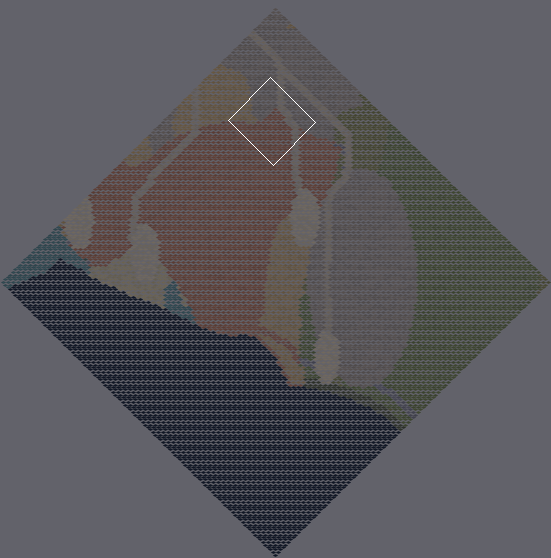
Tiled map: assets/maps/planet.tmx. Above, an overview of the earlier version with the close-up marked.
Close-up. Before the commit:
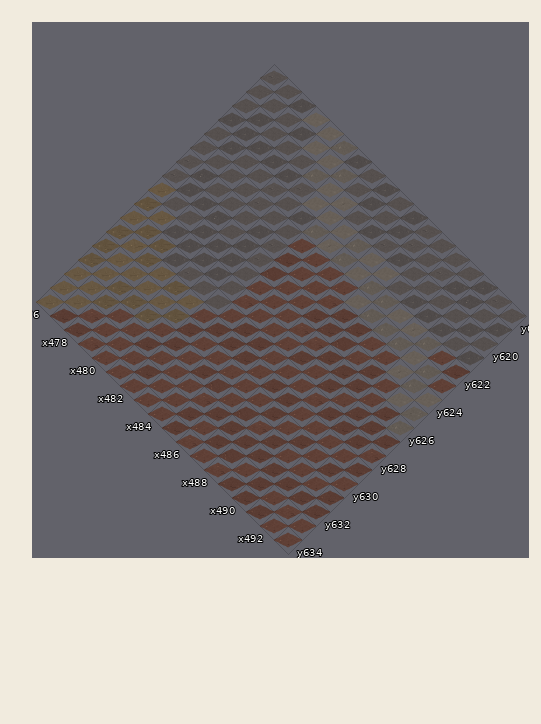
Cells are 64x64 px. Isometric: x runs down to the right, y down to the left. Shown: x 476..493, y 618..634. The commit also changed other parts of the map, which this record leaves out. Tiles whose own drawing changed are shown in their newer look in all pictures.
Now the later version:
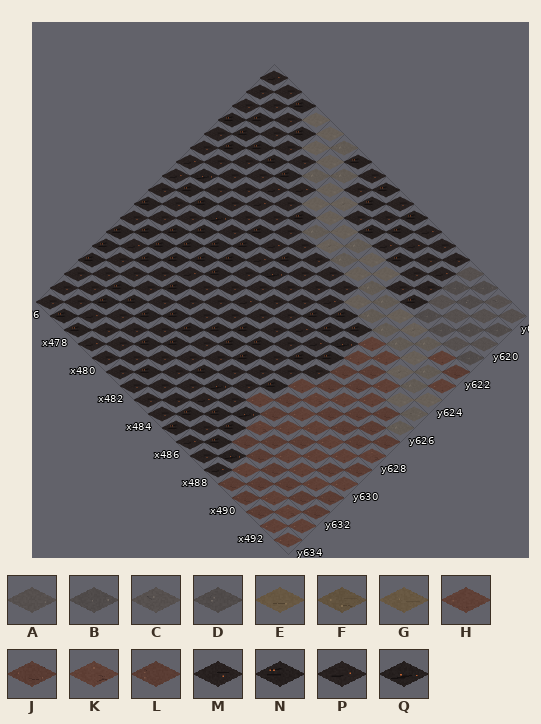
Key: from "planet_tiles": A 0, B 1, C 2, D 3, E 72, F 73, G 74, H 76, J 77, K 78, L 79, M 112, N 113, P 114, Q 115.
_ is an empty cell.
The exact change:
Layer "Ground":
y 618: x 476..478 CAB -> PMN; x 482..489 BABABCAA -> NMNMNPMM
y 619: x 476..479 AAAB -> MMMN; x 483..489 ABABCAC -> MNMNPMP
y 620: x 476..480 ABAAA -> MNMMM; x 484..489 ABCBAA -> MNPNMM
y 621: x 476..481 BBBBBC -> NNNNNP; x 488..489 AB -> MN
y 622: x 476..482 ABAACAB -> MNMMPMN
y 623: x 476..486 AAAACAAHHHH -> MMMMPMMMMMM
y 624: x 476..488 CDAAABCJHHKJJ -> PQMMMNPNMMPNN
y 625: x 476..488 CBBDABCLHHJJL -> PNNQMNPQMMNNQ
y 626: x 476..488 EAABBBAHHHKKJ -> MMMNNNMMMMPPN
y 627: x 476..488 FEBBBBAKHHHJH -> NMNNNNMPMMMNM
y 628: x 476..487 EFFBCAAHJJHH -> MNNNPMMMNNMM
y 629: x 476..487 FGFEFEHJJJHJ -> NPNMNMMNNNMN
y 630: x 476..486 FEEEEFJHHHH -> NMMMMNNMMMM
y 631: x 476..487 FEFFFHJHJLHL -> NMNNNMNMNQMQ
y 632: x 476..487 EEFHHJHHHKJJ -> MMNMMNMMMPNN
y 633: x 476..488 EEKHHHJHHJHJL -> MMPMMMNMMNMNQ
y 634: x 476..488 EJJKHHHHHJKHK -> MNNPMMMMMNPMP
